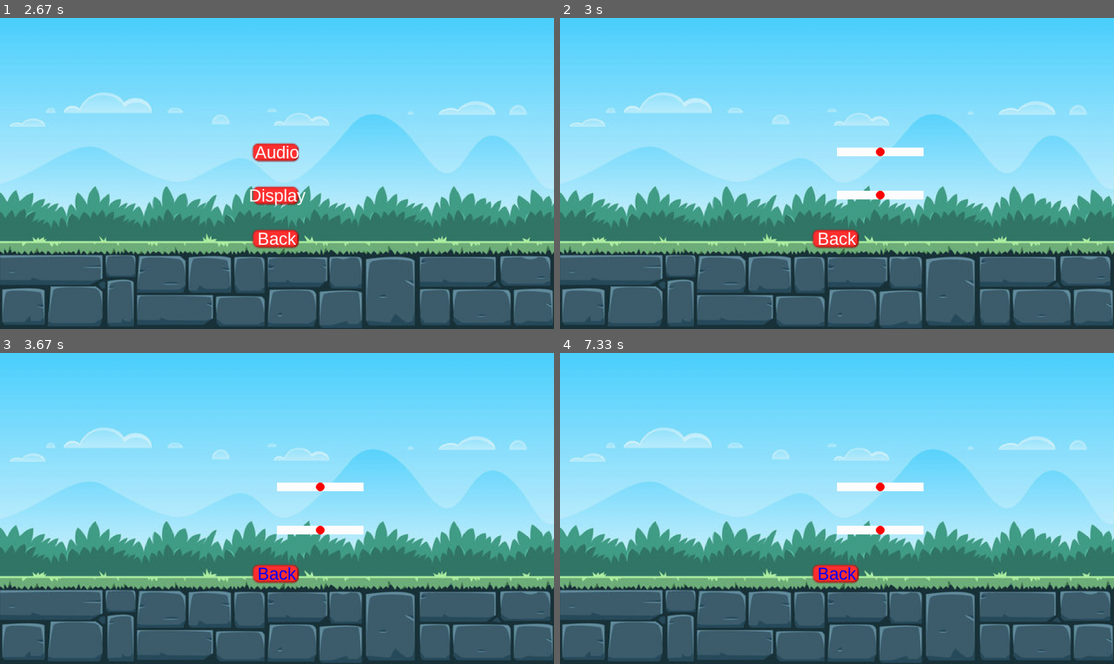
Above: before the commit, frames 1-4 (two rows, left to right).
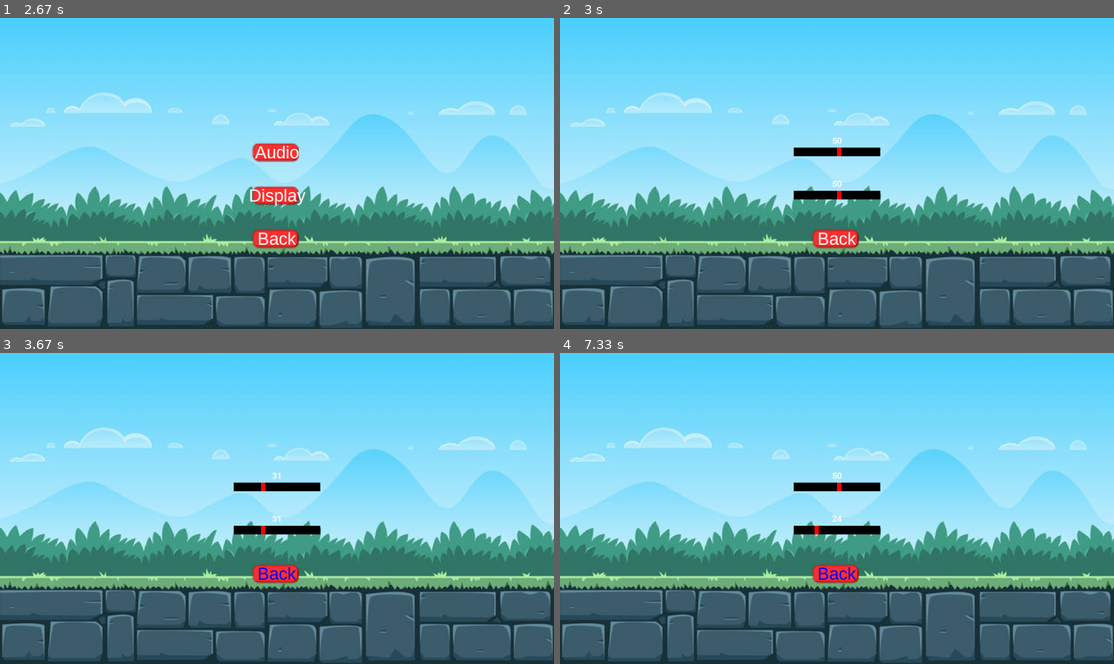
Above: after the commit, the same moments.

Repository: cse442-at-ub/s24semesterproject-we-love-the-company
Game: pygame game, started from src/game/game.py
Two runs of this game, one before a commit and one after it. Both use one fixed random seed, a clock stepped at 60 frames per second and the inputs below.
Inputs (mouse positions are in pixels of both pictures, inside the frame that each line leads up to):
- Up to frame 1 (2.67 s): press the mouse at (144, 176) at 0.37 s; move the mouse to (238, 207) at 0.47 s; release the mouse at (332, 241) at 0.6 s; press the mouse at (277, 301) at 1.2 s; move the mouse to (349, 238) at 1.3 s; release the mouse at (421, 176) at 1.43 s; press the mouse at (277, 301) at 1.53 s; move the mouse to (321, 213) at 1.63 s; release the mouse at (365, 129) at 1.77 s; press the mouse at (277, 301) at 1.87 s; move the mouse to (188, 251) at 1.97 s; release the mouse at (94, 204) at 2.1 s; press the mouse at (277, 301) at 2.2 s; move the mouse to (193, 185) at 2.3 s; release the mouse at (110, 67) at 2.43 s; press the mouse at (277, 195) at 2.53 s; move the mouse to (216, 170) at 2.63 s
- Up to frame 2 (3 s): release the mouse at (715, 148) at 2.77 s; click "Audio" at 2.88 s
- Up to frame 3 (3.67 s): press the mouse at (277, 486) at 3.2 s; move the mouse to (304, 502) at 3.3 s; release the mouse at (332, 520) at 3.43 s; press the mouse at (277, 530) at 3.53 s; move the mouse to (260, 567) at 3.63 s
- Up to frame 4 (7.33 s): release the mouse at (803, 604) at 3.77 s; press the mouse at (837, 486) at 3.87 s; move the mouse to (748, 486) at 3.97 s; release the mouse at (654, 486) at 4.1 s; press the mouse at (837, 573) at 4.2 s; move the mouse to (853, 589) at 4.3 s; release the mouse at (875, 608) at 4.43 s; press the mouse at (837, 573) at 4.53 s; move the mouse to (759, 489) at 4.63 s; release the mouse at (681, 405) at 4.77 s; press the mouse at (837, 636) at 5.2 s; move the mouse to (909, 524) at 5.3 s; release the mouse at (981, 408) at 5.43 s; press the mouse at (837, 636) at 5.53 s; move the mouse to (925, 542) at 5.63 s; release the mouse at (1014, 449) at 5.77 s; press the mouse at (837, 636) at 5.87 s; move the mouse to (770, 564) at 5.97 s; release the mouse at (709, 492) at 6.1 s; press the mouse at (837, 636) at 6.2 s; move the mouse to (764, 567) at 6.3 s; release the mouse at (698, 496) at 6.43 s; press the mouse at (837, 530) at 6.53 s; move the mouse to (803, 536) at 6.63 s; release the mouse at (776, 542) at 6.77 s; press the mouse at (837, 486) at 6.87 s; move the mouse to (842, 514) at 6.97 s; release the mouse at (853, 539) at 7.1 s; press the mouse at (837, 530) at 7.2 s; move the mouse to (814, 552) at 7.3 s

Frame 1 is identical in both runs. In frame 2, 1.4% of the frame differs, in the area x 42-66%, y 38-59%; in frame 3, 1.4%; in frame 4, 1.4%.

Commit message:
The slider works but wonky

Diff:
--- a/src/game/AudioMenu.py
+++ b/src/game/AudioMenu.py
@@ -25,8 +25,8 @@
         self.BackButton = Button(image=pygame.image.load(self.path + "Assets/button.png"), pos=(screen_center_x, back_button_y),
                         text_input="Back", font=self.textFont, base_color="white", hovering_color="blue", click_sound= button_sound_que)
 
-        self.slider_one = Slider(screen_center_x, slider_one_y, width=200, height=20, min_val=0, max_val=100)
-        self.slider_two = Slider(screen_center_x, slider_two_y, width =200, height=20, min_val=0, max_val=100)
+        self.slider_one = Slider((screen_center_x, slider_one_y), (200, 20), 50, 0, 100)
+        self.slider_two = Slider((screen_center_x, slider_two_y), (200, 20), 50, 0, 100)
 
         self.buttons = [self.BackButton]
         self.sliders = [self.slider_one, self.slider_two]
@@ -35,7 +35,7 @@
 
     def initHandlers(self, state: Gamestate):
         state.handlers[ID] = Handler(render, doNothing, doNothing, mouseMove, mousePress)
-
+'''
     def volume_control(self):
         SFX = self.slider_one.value // 100
         BGM = self.slider_two.value // 100
@@ -57,23 +57,43 @@
         for slider in self.sliders:
             slider.update_value(val)
         self.volume_control()
+'''
 
 def mousePress(state: Gamestate, pos, button, touch):
-    # Existing button press handling...
-    # Add logic to check if the mouse is pressed on a slider
-    if button == 1:  # Left mouse button
-        for slider in [state.scene.slider_one, state.scene.slider_two]:
-            if slider.container_rect.collidepoint(pos):
-                slider.is_dragging = True  # You need to add this attribute to your Slider class
-                slider.move_handle(pos)
+    for slide in state.scene.sliders:
+        if slide.container_rect.collidepoint(pos):
+            slide.grabbed = True
+            slide.move_handle(pos)
+
+        if slide.handle_rect.collidepoint(pos):
+            slide.hover()
+
+        if slide.grabbed:
+            slide.move_handle(pos)
+            slide.hover()
+        else:
+            slide.hovered = False
+            slide.grabbed = False
+
     if (state.scene.BackButton.checkForInput(pos)):
         state.scene.BackButton.button_sound()
         state.popScene()
 
 def mouseMove(state: Gamestate, pos, rel, buttons, touch):
-    for slider in [state.scene.slider_one, state.scene.slider_two]:
-        if slider.container_rect.collidepoint(pos):
-            slider.move_handle(pos)
+    for slide in state.scene.sliders:
+        if slide.container_rect.collidepoint(pos):
+            slide.grabbed = True
+            slide.move_handle(pos)
+
+        if slide.handle_rect.collidepoint(pos):
+            slide.hover()
+
+        if slide.grabbed:
+            slide.move_handle(pos)
+            slide.hover()
+        else:
+            slide.hovered = False
+            slide.grabbed = False
 
     for button in state.scene.buttons:
         if isinstance(button, Button):
@@ -85,7 +105,8 @@
     state.screen.blit(background_image, (0, 0))
 
     for slider in state.scene.sliders:
-        slider.draw(state.screen)
+        slider.render(state.screen)
+        slider.display_value(state.screen)
 
     for button in state.scene.buttons:
         if isinstance(button, Button):
--- a/src/game/Sliders.py
+++ b/src/game/Sliders.py
@@ -1,55 +1,47 @@
 import pygame
 
-audio_pack = pygame.mixer.music.load("src/game/Assets/Background_music_menu.wav")
-audio_control = pygame.mixer.music.play(-1)
-button_sound_que = pygame.mixer.Sound("src/game/Assets/button_click.mp3")
+class Slider:
+    def __init__(self, pos: tuple, size: tuple, initial_value: float, min_value: int, max_value: int) -> None:
+        self.pos = pos
+        self.size = size
+        self.hovered = False
+        self.grabbed = False
 
-class Slider:
-    def __init__(self, xpos, ypos, width, height, min_val: int, max_val: int):
-        self.x_pos = xpos
-        self.y_pos = ypos
-        self.width = width
-        self.height = height
+        self.min_value = min_value
+        self.max_value = max_value
 
-        self.is_dragging = False #flag to see if it is being dragged
+        # Calculate slider coordinates accurately
+        self.slider_left = self.pos[0] - self.size[0] // 2
+        self.slider_right = self.slider_left + self.size[0]
+        self.slider_top = self.pos[1] - self.size[1] // 2
 
-        self.min = min_val
-        self.max = max_val
+        # Calculate initial handle position based on value
+        self.handle_pos = self.slider_left + (initial_value / (self.max_value - self.min_value)) * (self.slider_right - self.slider_left)
+        self.handle_rect = pygame.Rect(self.handle_pos, self.slider_top, 10, self.size[1])
 
-        self.value = min_val + max_val // 2  #initial val
+        self.container_rect = pygame.Rect(self.slider_left, self.slider_top, self.size[0], self.size[1])
 
-        self.container_rect = pygame.Rect(self.x_pos, (self.y_pos - height // 2), width, height)  #makes the track
+    def move_handle(self, pos):
+        # Clamp mouse position to slider bounds
+        new_handle_pos = max(self.slider_left, min(pos[0], self.slider_right - self.handle_rect.width))
+        self.handle_pos = new_handle_pos
+        self.handle_rect.x = self.handle_pos
 
-        self.handle_radius = 10  # Width of the slider handle
-        self.handle_rec = pygame.Rect(self.container_rect.left, self.container_rect.centery - 2, self.container_rect.width, 4)
-        self.handle_center = self.container_rect.left + self.width // 2
+    def hover(self):
+        self.hovered = True
 
+    def render(self, screen):
+        pygame.draw.rect(screen, (0, 0, 0), self.container_rect)
+        pygame.draw.rect(screen, (255, 0, 0), self.handle_rect)
 
-    def draw(self,screen):
-        pygame.draw.rect(screen, (255,255,255), self.container_rect)
-        pygame.draw.circle(screen, (255, 0, 0), (self.handle_rec.centerx, self.handle_rec.centery), self.handle_radius)
+    def get_value(self):
+        # Calculate value based on handle position
+        value_range = self.slider_right - self.slider_left - 1
+        handle_val = self.handle_pos - self.slider_left
+        return (handle_val / value_range) * (self.max_value - self.min_value) + self.min_value
 
-    def move(self, pos):
-        self.handle_center = max(self.container_rect.left, min(pos[0], self.container_rect.right))
-
-    def update_value(self):
-        #hopefully this calculation is right
-        relative_position = self.handle_center - self.container_rect.left
-        total_width = self.container_rect.width - 2 * self.handle_radius
-
-        # Calculate the volume based on the relative position of the handle
-        volume = (relative_position / total_width) * 100  # Scale to a 0-100 range
-
-        # Update the volume of the background music
-        pygame.mixer.music.set_volume(volume / 100)  # Set volume between 0 and 1
-
-    def move_handle(self, event):
-        if event == pygame.MOUSEBUTTONDOWN:
-            if self.handle_rec.collidepoint(event.pos):
-                self.is_dragging = True
-        elif event == pygame.MOUSEBUTTONUP:
-            self.is_dragging = False
-        elif event == pygame.MOUSEMOTION:
-            if self.is_dragging:
-                self.move(event.pos)
-                self.update_value()
+    def display_value(self, screen):
+        value_font = pygame.font.Font(None, 30)
+        value_text = value_font.render(str(int(self.get_value())), True, "white")
+        value_text_rect = value_text.get_rect(center=(self.pos[0], self.slider_top - 15))
+        screen.blit(value_text, value_text_rect)
